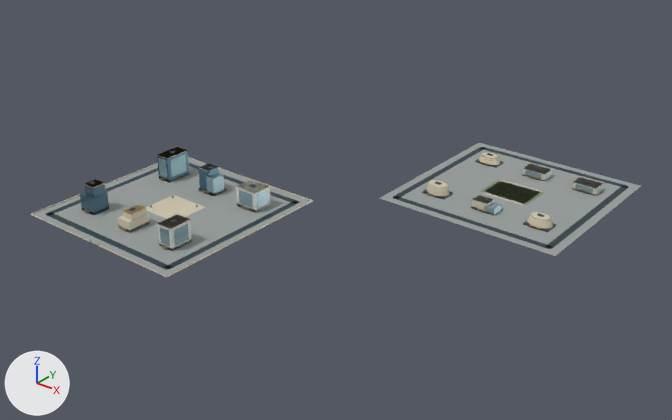
Renders of the glTF model web/public/assets/3d/ampliworld/GC-CITY-2030/GC-TILE-19-04.glb from each side of a commit.
Both versions are drawn from a 50 mm lens placed at (9907.0, 9838.0, 694.0), pointed at (8997.0, 10975.0, -11.0). The axes (+X, +Y, +Z) are drawn at lower left. The lights are the same throughout. The older version comes first. Where no turn or scale is listed for an object, it has been applied to the vertices. Vertices at exactly the same position are counted once.

In view in the first picture: 'GC-TILE-19-04-blue', 'GC-TILE-19-04-dark', 'GC-TILE-19-04-glass', 'GC-TILE-19-04-gold', 'GC-TILE-19-04-ivory', 'GC-TILE-19-04-paving', 'GC-TILE-19-04-white' and 1 more.
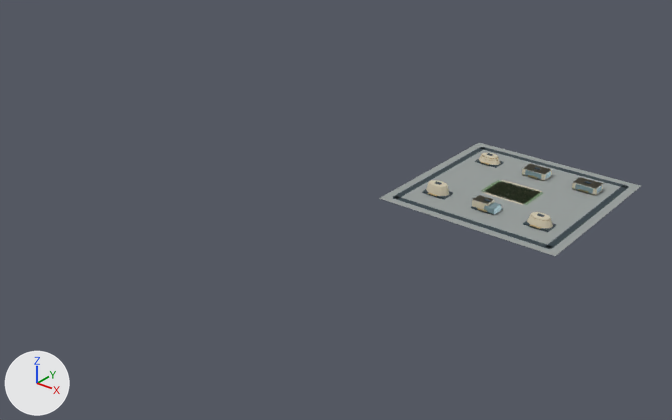
Changed parts and their boxes (x1, y1, x2, y2) in the pictures (672 x 420 px):
'GC-TILE-19-04-paving', reshaped (57% narrower, 15% shorter): before (33, 143, 641, 276); after (379, 143, 641, 256)
'GC-TILE-19-04-dark', reshaped (59% narrower, 17% shorter): before (45, 147, 629, 270); after (393, 147, 629, 249)
'GC-TILE-19-04-ivory', reshaped (69% narrower, 39% shorter): before (31, 153, 603, 277); after (426, 153, 603, 228)
'GC-TILE-19-04-glass', reshaped (73% narrower, 51% shorter): before (158, 154, 602, 247); after (484, 170, 602, 215)
'GC-TILE-19-04-blue', deleted: before (80, 147, 219, 215)
'GC-TILE-19-04-white', reshaped (70% narrower, 53% shorter): before (158, 163, 604, 251); after (472, 163, 604, 204)
'GC-TILE-19-04-gold', reshaped (68% narrower, 25% shorter): before (83, 147, 588, 249); after (427, 153, 588, 229)
part 1 of me_mesh_0, deleted: before (33, 158, 311, 276)
part 2 of me_mesh_1, deleted: before (45, 151, 300, 270)
part 3 of me_mesh_2, deleted: before (31, 157, 313, 277)
part 4 of me_mesh_3, deleted: before (83, 147, 270, 249)
part 5 of me_mesh_4, deleted: before (199, 163, 218, 172)
part 6 of me_mesh_4, deleted: before (236, 180, 270, 213)
part 7 of me_mesh_4, deleted: before (158, 215, 192, 251)
part 8 of me_mesh_5, deleted: before (158, 154, 268, 247)

Edits to the bpy script that builds the scene:
```text
Change me_mesh_0:
    used by ob_gc_tile_19_04_paving; location = (0.0, 0.0, 0.0)
    remove me_mesh_0.from_pydata(...)  # 16 vertices, 24 faces; spans x 8621.0..9379.0, y 10621.0..11379.0, z 0.0
    add me_mesh_0.from_pydata(...)  # 8 vertices, 12 faces; spans x 9041.0..9379.0, y 11041.0..11379.0, z 0.0
    me_mesh_0 part 1: the loose piece of 8 vertices spanning x 8621.0..8959.0, y 10621.0..10959.0, z 0.0 is deleted
Change me_mesh_1:
    used by ob_gc_tile_19_04_dark; location = (0.0, 0.0, 0.0)
    remove me_mesh_1.from_pydata(...)  # 256 vertices, 384 faces; spans x 8636.0..9364.0, y 10636.0..11364.0, z 0.0..51.0
    add me_mesh_1.from_pydata(...)  # 128 vertices, 192 faces; spans x 9056.0..9364.0, y 11056.0..11364.0, z 0.0..21.0
    me_mesh_1 part 2: 16 loose pieces with 128 vertices, spanning x 8636.0..8944.0, y 10636.0..10944.0, z 0.0..51.0, are deleted
Change me_mesh_2:
    used by ob_gc_tile_19_04_ivory; location = (0.0, 0.0, 0.0)
    remove me_mesh_2.from_pydata(...)  # 162 vertices, 264 faces; spans x 8620.0..9332.0, y 10620.0..11316.0, z 0.0..31.0
    add me_mesh_2.from_pydata(...)  # 98 vertices, 168 faces; spans x 9089.0..9332.0, y 11108.0..11316.0, z 0.0..20.0
    me_mesh_2 part 3: 8 loose pieces with 64 vertices, spanning x 8620.0..8960.0, y 10620.0..10960.0, z 0.0..31.0, are deleted
Change me_mesh_3:
    used by ob_gc_tile_19_04_gold; location = (0.0, 0.0, 0.0)
    remove me_mesh_3.from_pydata(...)  # 350 vertices, 588 faces; spans x 8676.0..9330.0, y 10620.0..11315.0, z 0.0..50.0
    add me_mesh_3.from_pydata(...)  # 246 vertices, 432 faces; spans x 9090.0..9330.0, y 11104.0..11315.0, z 4.0..17.0
    me_mesh_3 part 4: 13 loose pieces with 104 vertices, spanning x 8676.0..8912.0, y 10620.0..10907.0, z 0.0..50.0, are deleted
Change me_mesh_4:
    used by ob_gc_tile_19_04_white; location = (0.0, 0.0, 0.0)
    remove me_mesh_4.from_pydata(...)  # 136 vertices, 204 faces; spans x 8770.0..9333.0, y 10681.0..11317.0, z 0.0..44.0
    add me_mesh_4.from_pydata(...)  # 112 vertices, 168 faces; spans x 9166.0..9333.0, y 11110.0..11317.0, z 0.0..16.0
    me_mesh_4 part 5: the loose piece of 8 vertices spanning x 8770.0..8796.0, y 10869.0..10895.0, z 43.0..44.0 is deleted
    me_mesh_4 part 6: the loose piece of 8 vertices spanning x 8868.0..8912.0, y 10864.0..10900.0, z 0.0..37.0 is deleted
    me_mesh_4 part 7: the loose piece of 8 vertices spanning x 8875.0..8905.0, y 10681.0..10723.0, z 0.0..40.0 is deleted
Change me_mesh_5:
    used by ob_gc_tile_19_04_glass; location = (0.0, 0.0, 0.0)
    remove me_mesh_5.from_pydata(...)  # 176 vertices, 264 faces; spans x 8676.0..9333.0, y 10681.0..11317.0, z 0.0..42.0
    add me_mesh_5.from_pydata(...)  # 72 vertices, 108 faces; spans x 9187.0..9333.0, y 11108.0..11317.0, z 0.0..12.0
    me_mesh_5 part 8: 13 loose pieces with 104 vertices, spanning x 8676.0..8912.0, y 10681.0..10907.0, z 0.0..42.0, are deleted
Remove ob_gc_tile_19_04_blue:
    ob_gc_tile_19_04_blue = bpy.data.objects.new('GC-TILE-19-04-blue', me_mesh_9)
    ob_gc_tile_19_04_blue.location = (0.0, 0.0, 0.0)
```
